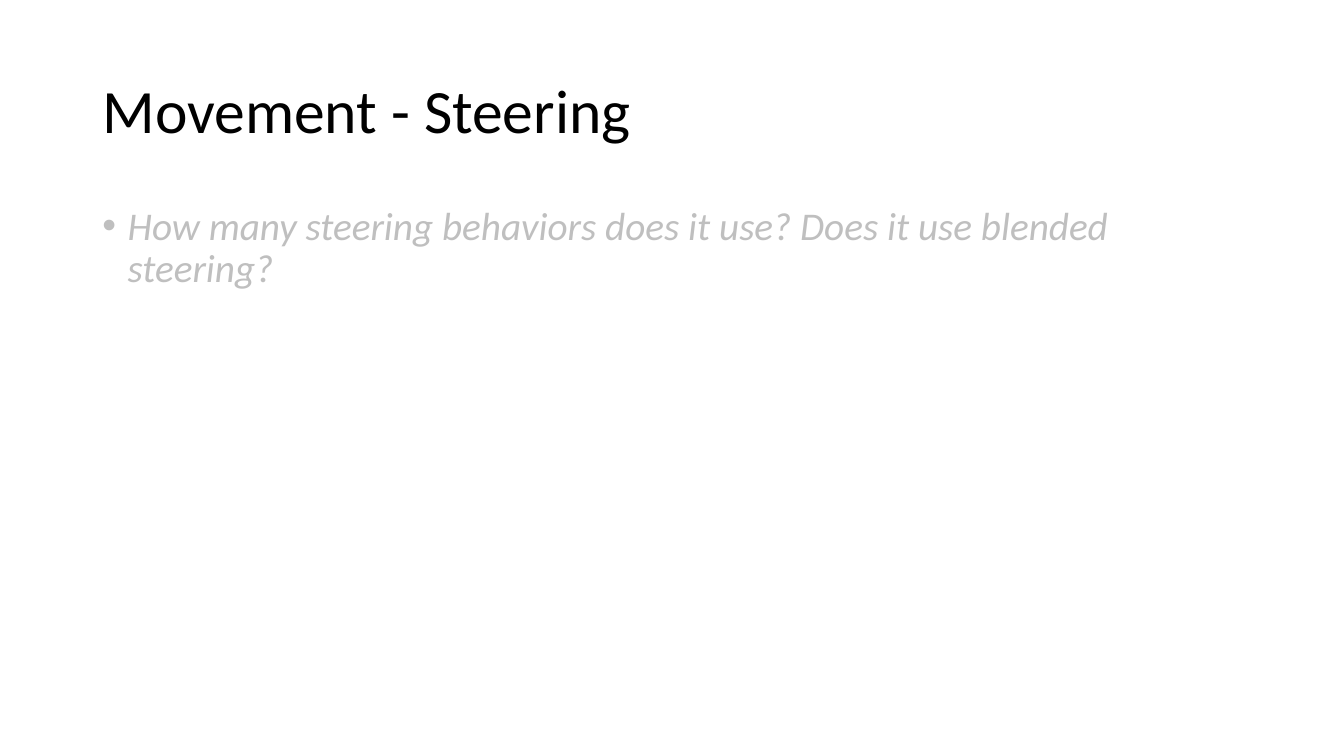
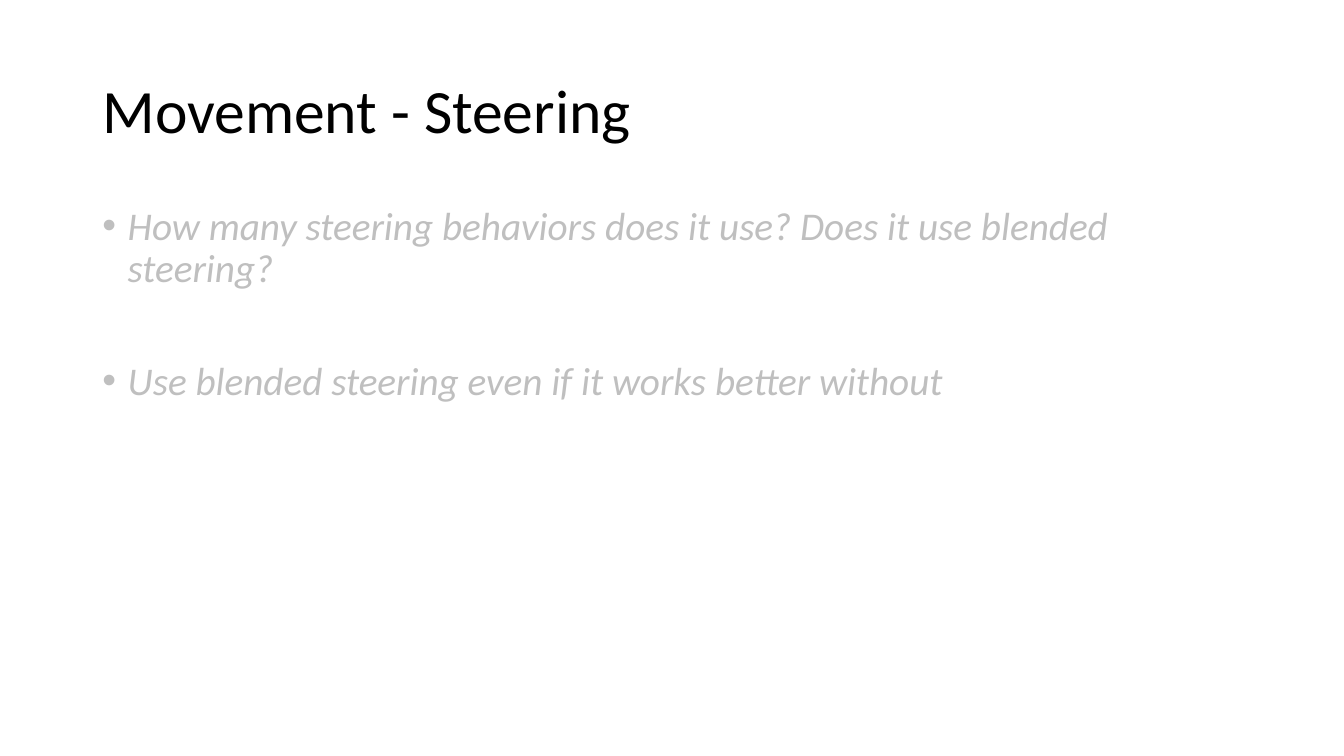
Before and after one commit to DAE-GD-2025-2026/gameai-zombie-AnaPaolielloDeLucenaCarvalho, a slide deck: slide 5 of GPP_ZombieAI_LastNameFirstName_2DAEXX.pptx. Drawn at 1344x756 pixels with LibreOffice and Linux fonts; fonts in the diff are those of the drawing. Boxes give left, top, right and bottom in pixels: in the first picture for what was removed or moved away, otherwise in the second. Text is boxed around its words. In the diff, an @@ line names an element or a change of style, - is before the commit and + after.

```diff
--- a/GPP_ZombieAI_LastNameFirstName_2DAEXX.pptx
+++ b/GPP_ZombieAI_LastNameFirstName_2DAEXX.pptx
@@ text at [128, 368, 942, 402]: paragraph added @@
+• Use blended steering even if it works better without
```
Also in this commit, not shown: 2 other slides changed, 5 other files.
